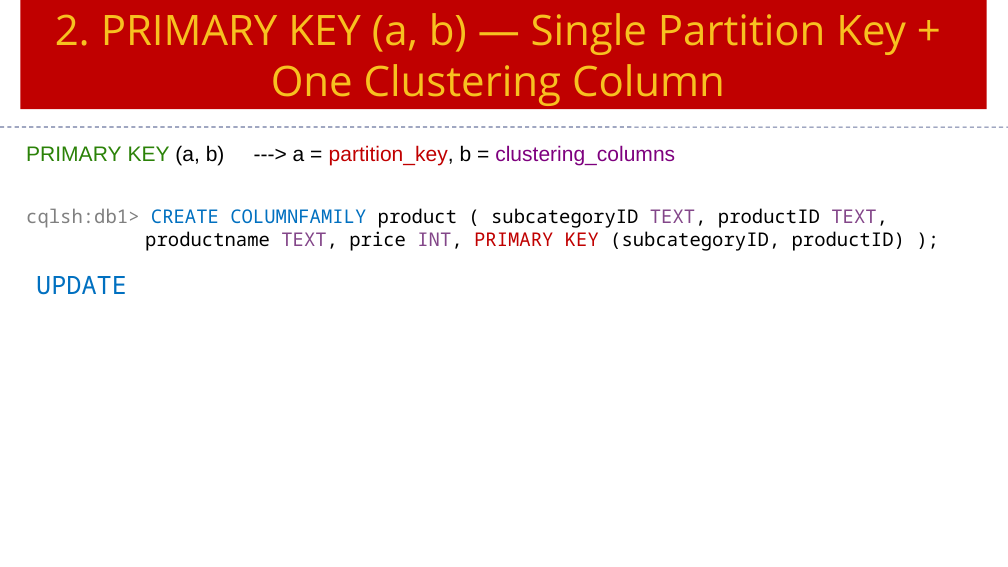
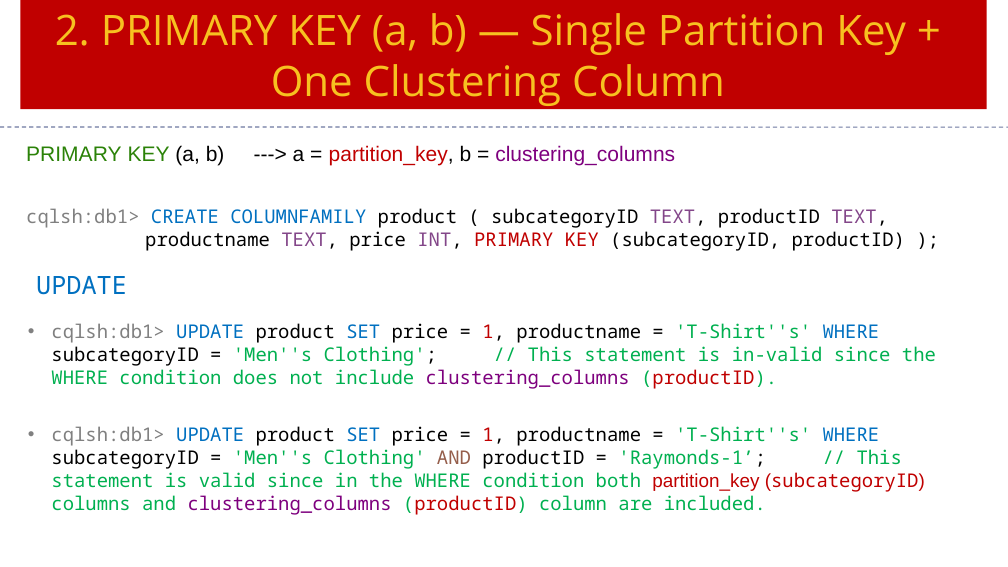
Before and after one commit to Saleel-Bagde/PPT-s, a slide deck: slide 23 of Cassandra Ver3.pptx. Drawn at 1008x567 pixels with LibreOffice and Linux fonts; fonts in the diff are those of the drawing. Boxes give left, top, right and bottom in pixels: in the first picture for what was removed or moved away, otherwise in the second. Text is boxed around its words. In the diff, an @@ line names an element or a change of style, - is before the commit and + after.

```diff
--- a/Cassandra Ver3.pptx
+++ b/Cassandra Ver3.pptx
@@ text added at <box>51,323,936,515</box>, 18 pt, text #00B050 @@
+• cqlsh:db1> UPDATE product SET price = 1, productname = 'T-Shirt''s' WHERE subcategoryID = 'Men''s Clothing'; // This statement is in-valid since the WHERE condition does not include clustering_columns (productID).
+• cqlsh:db1> UPDATE product SET price = 1, productname = 'T-Shirt''s' WHERE subcategoryID = 'Men''s Clothing' AND productID = 'Raymonds-1’; // This statement is valid since in the WHERE condition both partition_key (subcategoryID) columns and clustering_columns (productID) column are included.
```
Also in this commit, not shown: 3 other slides changed.
